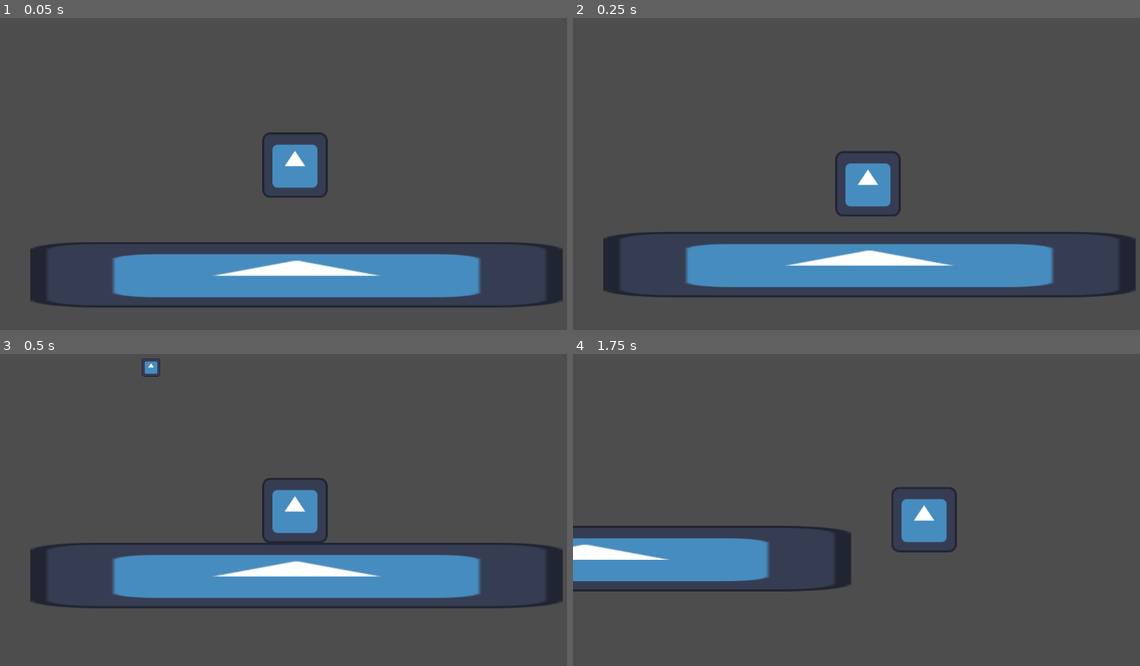
Above: before the commit, frames 1-4 (two rows, left to right).
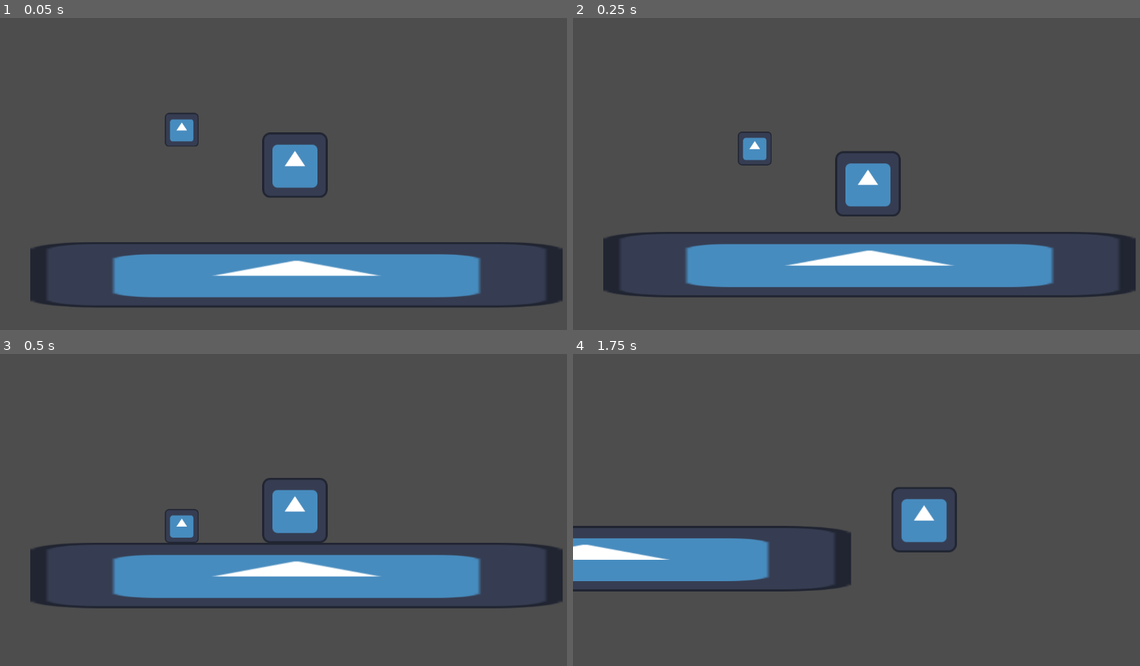
Above: after the commit, the same moments.

Repository: Monczak/warsztatyletni2025
Game: Godot game, scene res://src/Root.tscn
The game is run twice, just before and just after one commit, with the same random seed, the same clock (stepped at 60 frames per second) and the same inputs. The engine's default icon, where the game draws it, is replaced by a stand-in: a white triangle on a blue panel in a dark square.
Inputs:
- Up to frame 1 (0.05 s): no input
- Up to frame 2 (0.25 s): no input
- Up to frame 3 (0.5 s): no input
- Up to frame 4 (1.75 s): hold Right (MoveRight) from 0.53 s (still down); tap Z (Interact) at 0.6, 1.35 s; tap Up (Jump) at 0.77, 1.52 s

The runs differ from the first frame. In frame 1, 0.4% of the frame differs, in the area x 29-36%, y 30-42%; in frame 2, 0.4%; in frame 3, 0.5%, in the area x 25-36%, y 1-61%; in frame 4, nothing differs.

Commit message:
Add PlayerInteractable overridable functions

Diff:
--- a/src/Level.tscn
+++ b/src/Level.tscn
@@ -10,5 +10,4 @@
 scale = Vector2(8.12, 1)
 
 [node name="Box" parent="." instance=ExtResource("2_lc76d")]
-position = Vector2(-281, -429)
-can_sleep = true
+position = Vector2(-221, -69)
--- /dev/null
+++ b/src/objects/Box.gd
@@ -0,0 +1,12 @@
+extends PlayerInteractable
+class_name Box
+
+
+func on_interaction():
+    super.on_interaction()
+    print("On Interaction!")
+
+
+func off_interaction():
+    super.off_interaction()
+    print("Off Interaction!")
--- a/src/objects/Box.tscn
+++ b/src/objects/Box.tscn
@@ -1,18 +1,19 @@
-[gd_scene load_steps=4 format=3 uid="uid://bibiyup302myg"]
+[gd_scene load_steps=4 format=3 uid="uid://j0lb6kqeeuos"]
 
-[ext_resource type="PackedScene" uid="uid://cabehqx7ncyy" path="res://src/objects/PlayerInteractable.tscn" id="1_e3ocd"]
+[ext_resource type="Script" path="res://src/objects/Box.gd" id="1_ht6cj"]
 [ext_resource type="Texture2D" uid="uid://cabwwfn2u5qlb" path="res://icon.svg" id="2_hfy23"]
 
-[sub_resource type="RectangleShape2D" id="RectangleShape2D_1ec2v"]
-size = Vector2(36, 36)
+[sub_resource type="RectangleShape2D" id="RectangleShape2D_f1gty"]
+size = Vector2(66, 66)
 
-[node name="Box" instance=ExtResource("1_e3ocd")]
+[node name="Box" type="RigidBody2D"]
 collision_layer = 4
 collision_mask = 3
+script = ExtResource("1_ht6cj")
 
-[node name="Sprite2D" type="Sprite2D" parent="." index="0"]
-scale = Vector2(0.28125, 0.28125)
+[node name="Sprite2D" type="Sprite2D" parent="."]
+scale = Vector2(0.515625, 0.515625)
 texture = ExtResource("2_hfy23")
 
-[node name="CollisionShape2D" type="CollisionShape2D" parent="." index="1"]
-shape = SubResource("RectangleShape2D_1ec2v")
+[node name="CollisionShape2D" type="CollisionShape2D" parent="."]
+shape = SubResource("RectangleShape2D_f1gty")
--- a/src/objects/Player.gd
+++ b/src/objects/Player.gd
@@ -11,7 +11,7 @@
 @onready var interaction_area: Area2D = $InteractionArea
 
 var _player_interactables := []
-var _grabbed_interactable: PlayerInteractable = null
+var _grabbed_interactable = null
 
 
 func _calculate_gravity() -> Vector2:
@@ -27,28 +27,32 @@
 
 
 func _on_body_entered_interaction_area(body: Node2D) -> void:
-    _player_interactables.append(body)
+    if body is PlayerInteractable:
+        _player_interactables.append(body)
 
 
 func _on_body_exited_interaction_area(body: Node2D) -> void:
-    _player_interactables.erase(body)
+    if body is PlayerInteractable:
+        _player_interactables.erase(body)
 
 
 func _interact() -> void:
     if _grabbed_interactable != null:
         _grabbed_interactable.unfix_position()
+        _grabbed_interactable.off_interaction()
         _grabbed_interactable = null
     else:
         if len(_player_interactables) == 0:
             return
 
-        var nearest_interactable: PlayerInteractable = _player_interactables[0]
+        var nearest_interactable = _player_interactables[0]
         for interactable in _player_interactables:
             var distance: float = (interactable.position - position).length()
             if distance < (nearest_interactable.position - position).length():
                 nearest_interactable = interactable
 
         _grabbed_interactable = nearest_interactable
+        _grabbed_interactable.on_interaction()
 
 
 func _ready() -> void:
--- a/src/objects/PlayerInteractable.gd
+++ b/src/objects/PlayerInteractable.gd
@@ -4,6 +4,14 @@
 var _reset_state := false
 var _new_position: Vector2
 var _vel: Vector2
+
+
+func on_interaction():
+    pass
+
+
+func off_interaction():
+    pass
 
 
 func fix_position(new_pos: Vector2, vel: Vector2) -> void:
--- a/src/objects/PlayerInteractable.tscn
+++ b/src/objects/PlayerInteractable.tscn
@@ -1,7 +1,8 @@
-[gd_scene load_steps=2 format=3 uid="uid://cabehqx7ncyy"]
+[gd_scene load_steps=2 format=3 uid="uid://cw8mf5jiap68e"]
 
 [ext_resource type="Script" path="res://src/objects/PlayerInteractable.gd" id="1_0ebvl"]
 
 [node name="PlayerInteractable" type="RigidBody2D"]
-can_sleep = false
+collision_layer = 4
+collision_mask = 3
 script = ExtResource("1_0ebvl")
Not shown: 1 places in src/Level.tscn that only renumber resources
